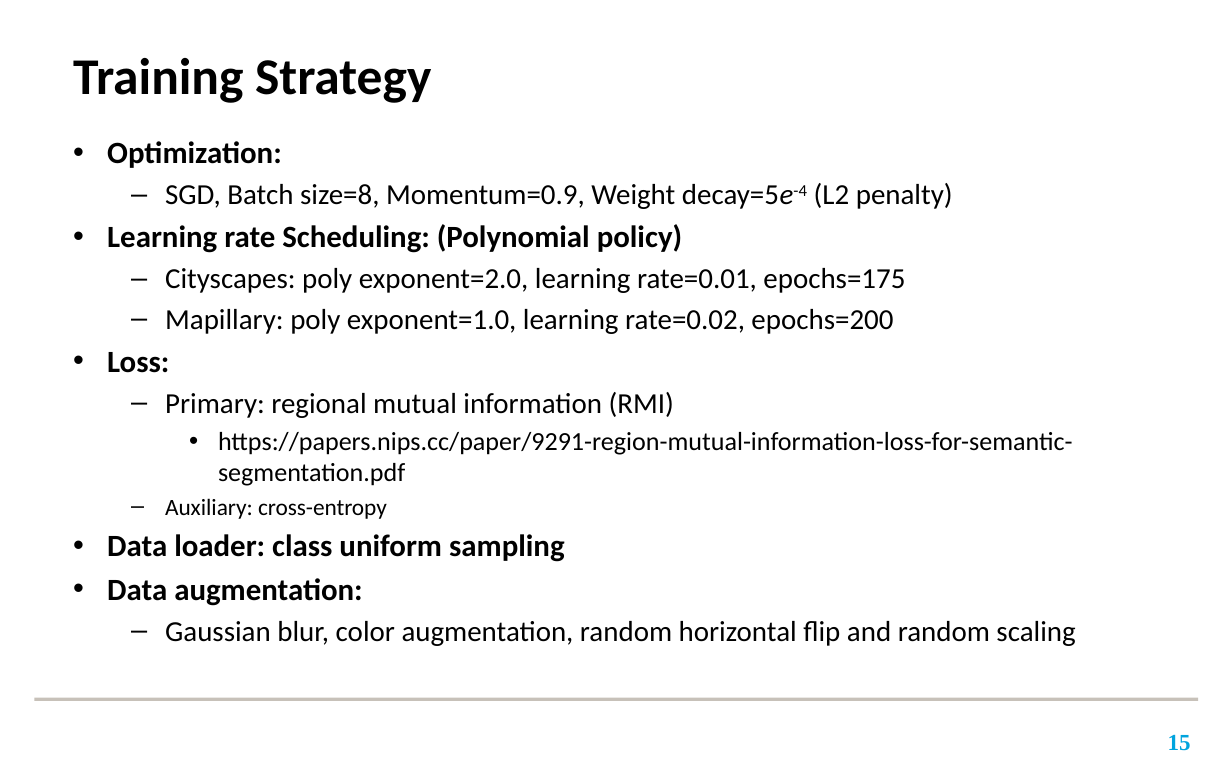
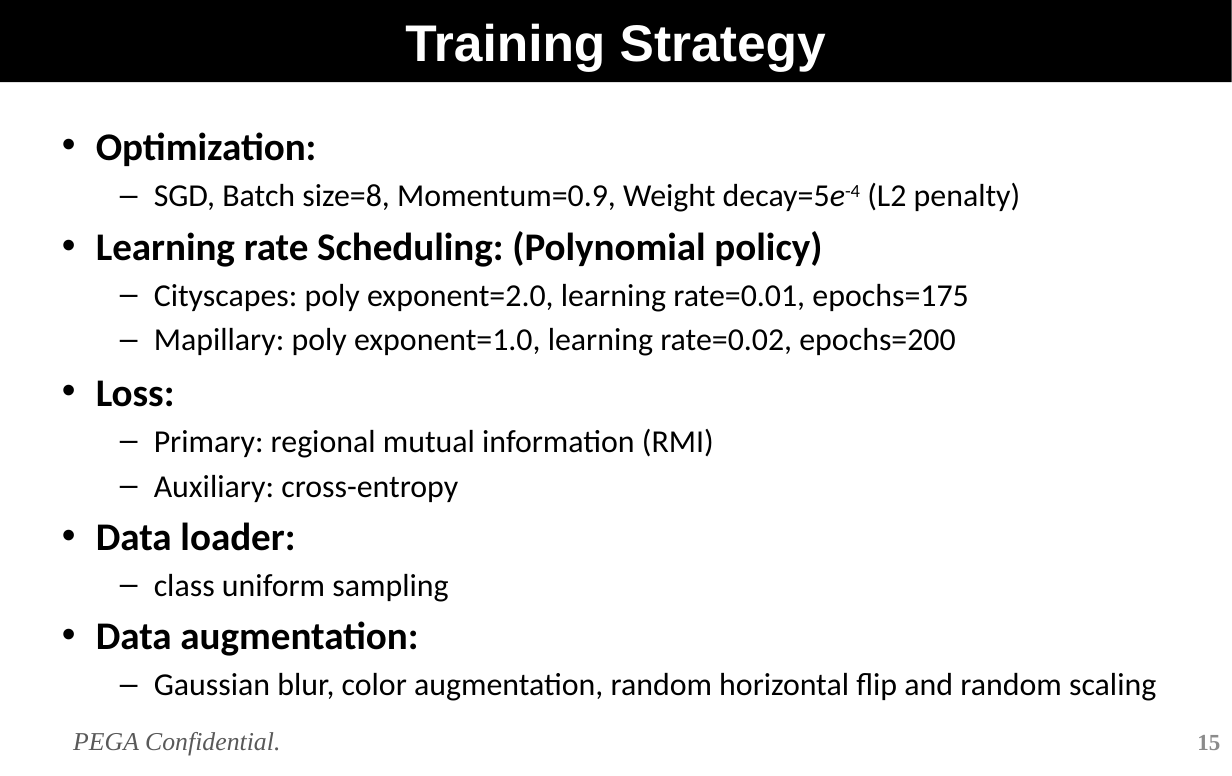
Before and after one commit to Timothy50506/Simple_LSTM_Demo, a slide deck: slide 15 of SW2_TN_HierachicalMultiScaleAttentionforSemantic_TimothyHuang_201020_V2.pptx. Drawn at 1232x776 pixels with LibreOffice and Linux fonts; fonts in the diff are those of the drawing; background and template pictures are left out. Boxes give left, top, right and bottom in pixels: in the first picture for what was removed or moved away, otherwise in the second. Text is boxed around its words. In the diff, an @@ line names an element or a change of style, - is before the commit and + after.

```diff
--- a/SW2_TN_HierachicalMultiScaleAttentionforSemantic_TimothyHuang_201020_V2.pptx
+++ b/SW2_TN_HierachicalMultiScaleAttentionforSemantic_TimothyHuang_201020_V2.pptx
@@ title "Training Strategy": place and size @@
-title "Training Strategy" at (73, 58, 431, 103)
+title "Training Strategy" at (0, 0, 1232, 82)
@@ title "Training Strategy" at (0, 0, 1232, 82): font Calibri to Arial, text colour #000000 to #FFFFFF; alignment left to centre; fill none to #000000 @@
@@ text "Optimization:": place and size @@
-text "Optimization:" at (107, 141, 1075, 646)
+text "Optimization:" at (96, 132, 1156, 701)
@@ text at (96, 132, 1156, 701): size 19.3 to 24.3 pt in "Optimization:", "Learning rate Scheduling: (Polynomial policy)", "Loss:", "Data augmentation:"; size 18 to 19.8 pt in "SGD, Batch size=8, Momentum=0.9, Weight decay=5e-4 (L2 ...", "Cityscapes: poly exponent=2.0, learning rate=0.01, epochs=17 ...", "Mapillary: poly exponent=1.0, learning rate=0.02, epochs=200", "Primary: regional mutual information (RMI)" and 1 more places; size 14.4 to 19.8 pt in "Auxiliary: cross-entropy"; more space between paragraphs @@
@@ text at (218, 432, 1073, 486): paragraph removed @@
-    • https://papers.nips.cc/paper/9291-region-mutual-information-loss-for-semantic-segmentation.pdf
@@ text at (96, 522, 448, 602): text changed; size 19.3 to 19.8 pt; bold off @@
-• Data loader: class uniform sampling
+• Data loader:
+  – class uniform sampling
@@ rectangle removed at (35, 698, 1198, 701) @@
@@ text added at (73, 732, 280, 755), 16.1 pt, text #595959, italic @@
+PEGA Confidential.
@@ page number: place and size @@
-page number at (1168, 734, 1191, 751)
+page number at (1197, 735, 1220, 750)
@@ page number at (1197, 735, 1220, 750): text colour #00A4DE to #8C8C8C @@
```
Also in this commit, not shown: 11 other slides changed, 1 slide added.
